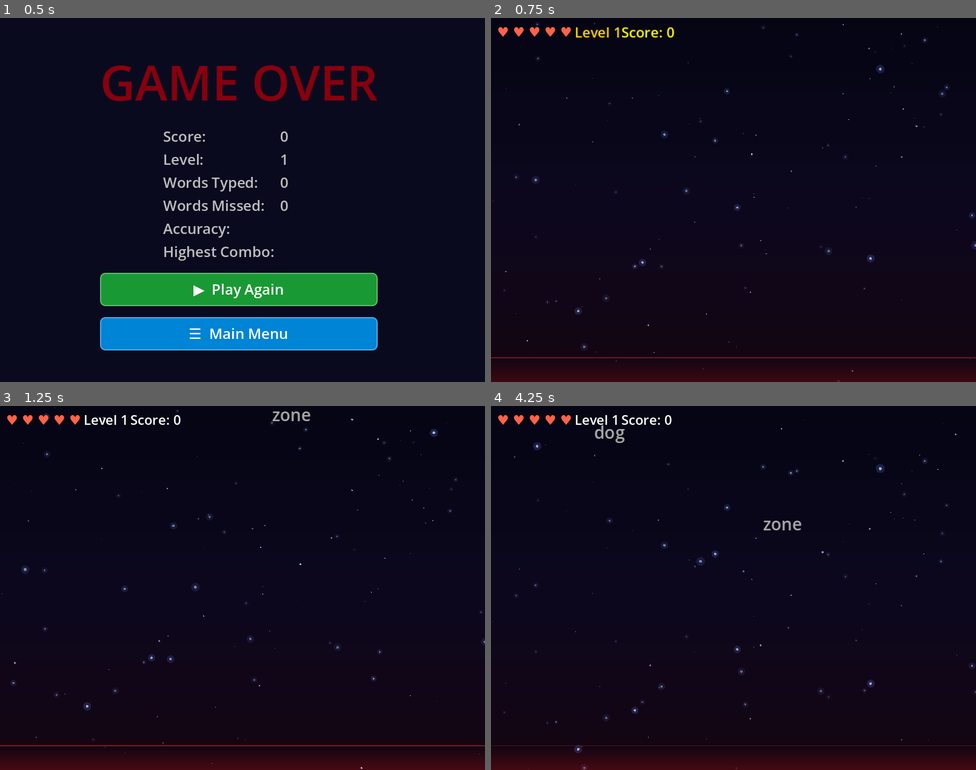
Above: before the commit, frames 1-4 (two rows, left to right).
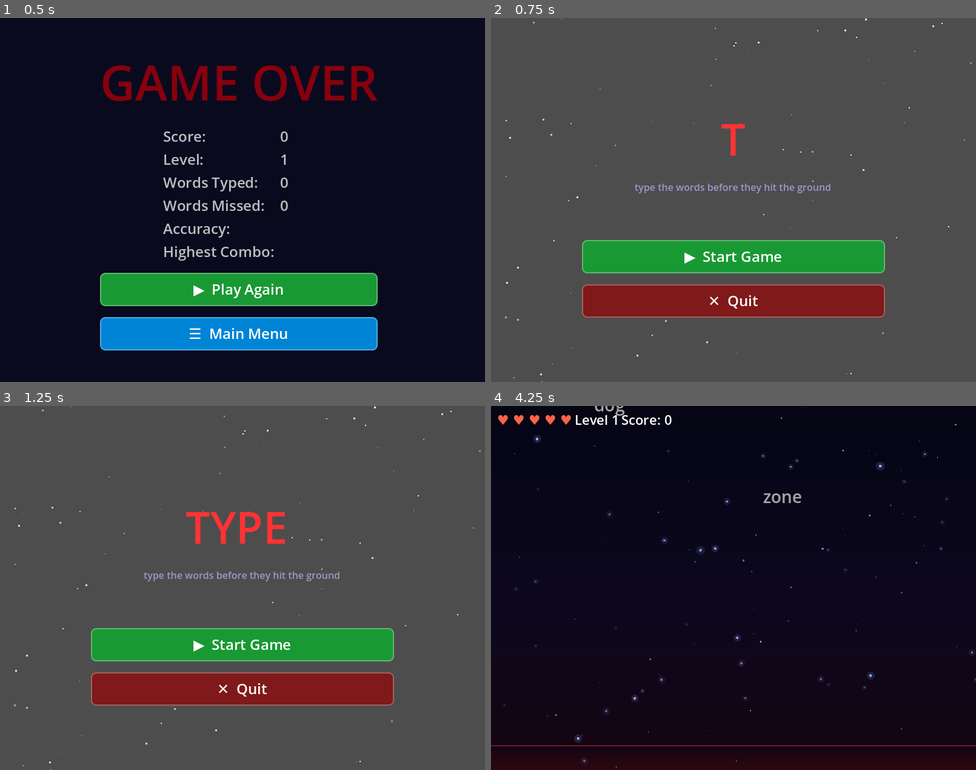
Above: after the commit, the same moments.

Repository: LajISackor/Type-or-Die-
Game: Godot game, scene res://scenes/game_over.tscn
Same seed, same stepped clock (60 frames per second), same inputs: the game is played once before the commit and once after it. This scene is started directly instead of the project's main scene.
Inputs (mouse positions are in pixels of both pictures, inside the frame that each line leads up to):
- Up to frame 1 (0.5 s): no input
- Up to frame 2 (0.75 s): click "☰ Main Menu" at 0.5 s
- Up to frame 3 (1.25 s): no input
- Up to frame 4 (4.25 s): click (733, 646) at 1.25 s, where only the run after the commit has a clickable "▶ Start Game"; tap Enter at 2 s; tap Backspace at 2.1, 2.85, 3.6 s

Frame 1 is identical in both runs. In frame 2, 100% of the frame differs, in the area x 0-100%, y 0-100%; in frame 3, 100%; in frame 4, 1.6%.

Commit message:
add opening, add game over sound that transfers to new scene, fix menu button mistake

Diff:
--- a/project.godot
+++ b/project.godot
@@ -26,8 +26,8 @@
 
 [autoload]
 
+SoundManager="*uid://bsna7o61csw4t"
 StatsManager="*uid://s7qagj5nomov"
-SoundManager="*uid://duksxg20dd0mw"
 ButtonCreator="*uid://c04i3rwcjuwgt"
 
 [display]
--- /dev/null
+++ b/scenes/SoundManager.tscn
@@ -0,0 +1,19 @@
+[gd_scene format=3 uid="uid://bsna7o61csw4t"]
+
+[ext_resource type="Script" uid="uid://duksxg20dd0mw" path="res://scripts/sound_manager.gd" id="1_p1llj"]
+[ext_resource type="AudioStream" uid="uid://cd5hafynspvmd" path="res://assets/gameover.mp3" id="1_rupev"]
+[ext_resource type="AudioStream" uid="uid://cyaoq18ccemxc" path="res://assets/moodmode-a-video-game-248444.mp3" id="3_rs7eg"]
+[ext_resource type="PackedScene" uid="uid://bf80hejyqtbvw" path="res://scenes/button_creator.tscn" id="4_rs7eg"]
+
+[node name="SoundManager" type="Node" unique_id=783843662]
+script = ExtResource("1_p1llj")
+
+[node name="GameOverSFX" type="AudioStreamPlayer" parent="." unique_id=1466079144]
+stream = ExtResource("1_rupev")
+volume_db = -12.0
+
+[node name="OpeningSong" type="AudioStreamPlayer" parent="." unique_id=1232542418]
+stream = ExtResource("3_rs7eg")
+volume_db = -24.0
+
+[node name="ButtonCreator" parent="." unique_id=405906097 instance=ExtResource("4_rs7eg")]
--- /dev/null
+++ b/scenes/button_creator.tscn
@@ -0,0 +1,3 @@
+[gd_scene format=3 uid="uid://bf80hejyqtbvw"]
+
+[node name="ButtonCreator" type="Node" unique_id=405906097]
--- a/scripts/game_manager.gd
+++ b/scripts/game_manager.gd
@@ -31,8 +31,13 @@
 
 
 func _ready():
+	# Ready empty stats
+	StatsManager.reset()
+
+	# Stop playing opening song
+	SoundManager.stop_opening()
+
 	# Connect score manager signals
-	StatsManager.reset()
 	score_manager.score_changed.connect(_on_score_changed)
 	score_manager.health_changed.connect(_on_health_changed)
 	score_manager.health_depleted.connect(_on_health_depleted)
@@ -125,7 +130,7 @@
 	vfx.shake_screen(15.0)
 
 	# Add dramatic ending sound effect
-
+	SoundManager.play_game_over()
 
 	# Explode all remaining words in red
 	for word_node in get_tree().get_nodes_in_group("falling_words"):
--- a/scripts/game_over.gd
+++ b/scripts/game_over.gd
@@ -55,7 +55,7 @@
 
 	# Main Menu button
 	var menu_btn = ButtonCreator._make_button("☰  Main Menu", Color(0.0, 0.519, 0.837, 1.0))
-	menu_btn.pressed.connect(_on_play_again_pressed)
+	menu_btn.pressed.connect(_on_main_menu_pressed)
 	vbox.add_child(menu_btn)
 
 
--- a/scripts/main_menu.gd
+++ b/scripts/main_menu.gd
@@ -7,6 +7,7 @@
 var _falling_labels = []
 
 func _ready():
+	SoundManager.play_opening()
 	_build_menu()
 	_start_title_animation()
 	_spawn_background_words()
--- a/scripts/sound_manager.gd
+++ b/scripts/sound_manager.gd
@@ -1,12 +1,21 @@
 extends Node
 
-@onready var sfx_player = $SFXPlayer1
+@onready var game_over_sfx: AudioStreamPlayer = $GameOverSFX
+@onready var opening_song: AudioStreamPlayer = $OpeningSong
 
 # Called when the node enters the scene tree for the first time.
 func _ready() -> void:
 	pass
 
-
 # Called every frame. 'delta' is the elapsed time since the previous frame.
 func _process(delta: float) -> void:
 	pass
+
+func play_game_over():
+	game_over_sfx.play()
+
+func play_opening():
+	opening_song.play()
+
+func stop_opening():
+	opening_song.stop()
Not shown, added: assets/moodmode-a-video-game-248444.mp3.import
Not shown, added: assets/moodmode-a-video-game-248444.mp3
